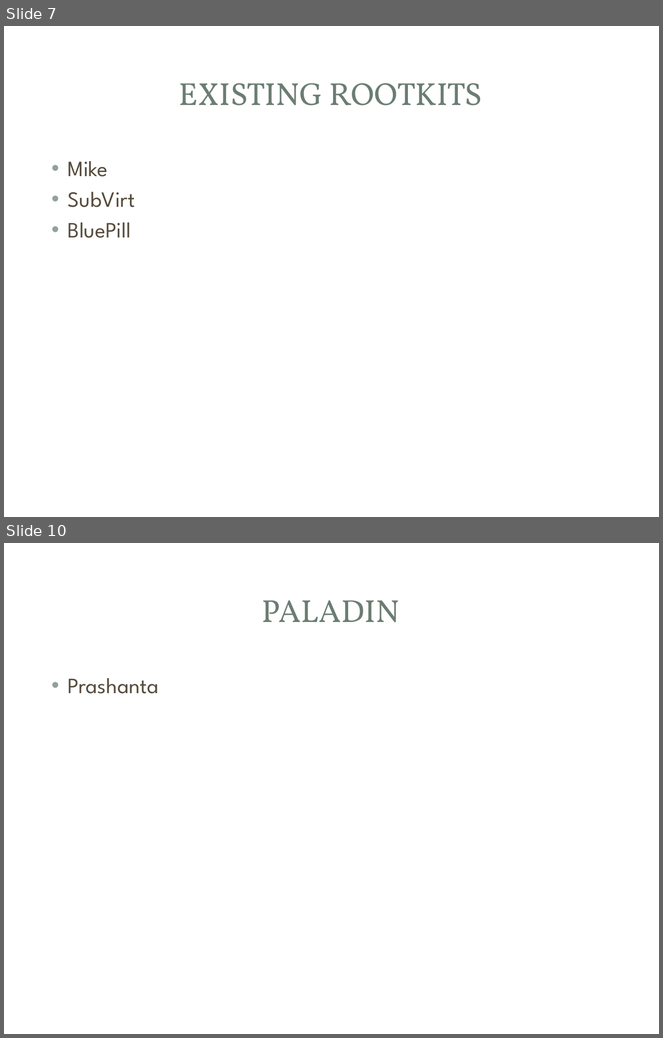
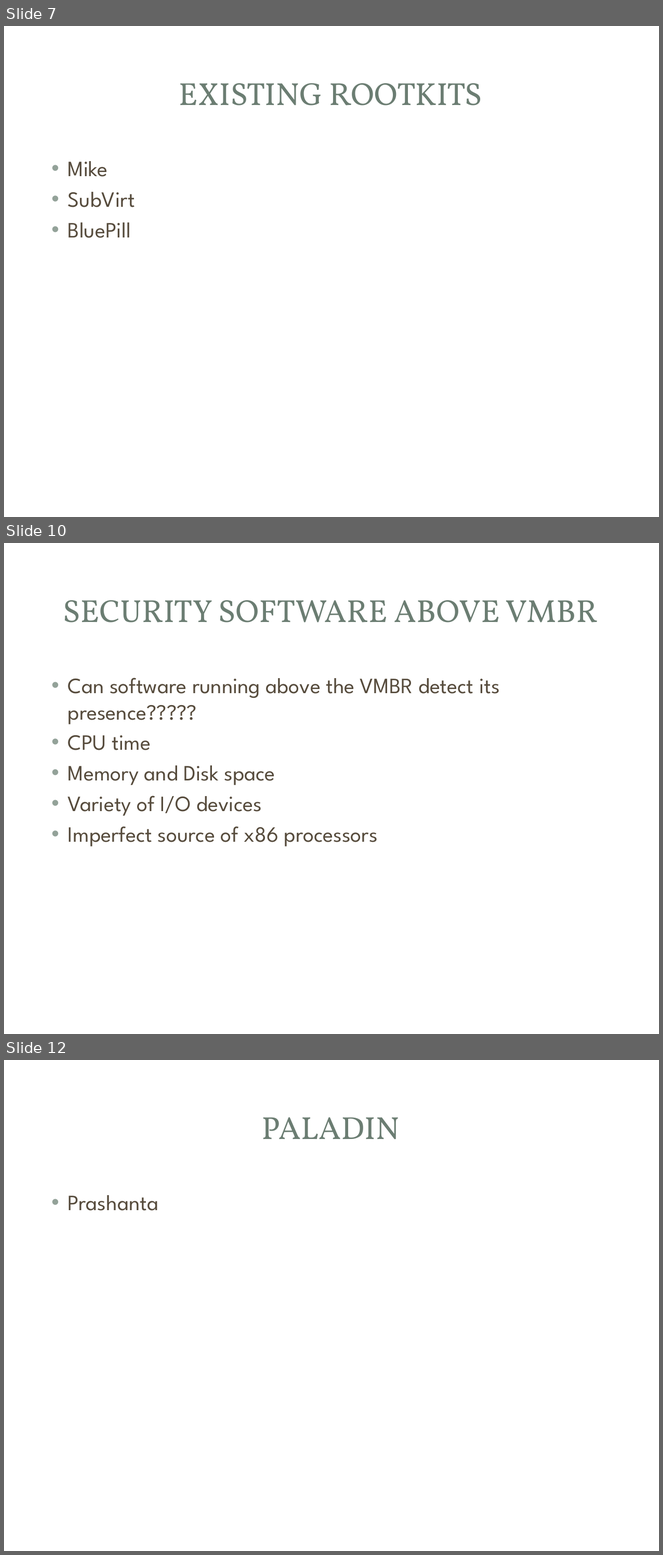
Before and after one commit to mjmalkowski11023/Computer-Security-2013, a slide deck: VMBR_Presentation.pptx. Shown one above the other, each under a label of ours: slides 7 and 10 before the commit, slides 7, 10 and 12 after it; the slides between them are not shown. The pictures are 663x1038 and 663x1555 pixels, drawn with LibreOffice and Linux fonts; fonts in the diff are those of the drawing; background and template pictures are left out. Boxes give left, top, right and bottom in pixels: in the first picture for what was removed or moved away, otherwise in the second. Text is boxed around its words. In the diff, an @@ line names an element or a change of style, - is before the commit and + after.

```diff
--- a/VMBR_Presentation.pptx
+++ b/VMBR_Presentation.pptx
@@ slide 10 added at bbox=[4, 543, 659, 1034], background picture (left out); not listed: 3 template elements that a slide beside it also shows @@
@@ title added at bbox=[63, 600, 598, 623], 35 pt, text #6B7D72 @@
+SECURITY SOFTWARE ABOVE VMBR
@@ text added at bbox=[68, 678, 500, 847], 24 pt, text #564B3C @@
+• Can software running above the VMBR detect its presence?????
+• CPU time
+• Memory and Disk space
+• Variety of I/O devices
+• Imperfect source of x86 processors
@@ what was slide 10 is now slide 12 @@
```
Also in this commit, not shown: 2 slides changed, 1 other slide added.
